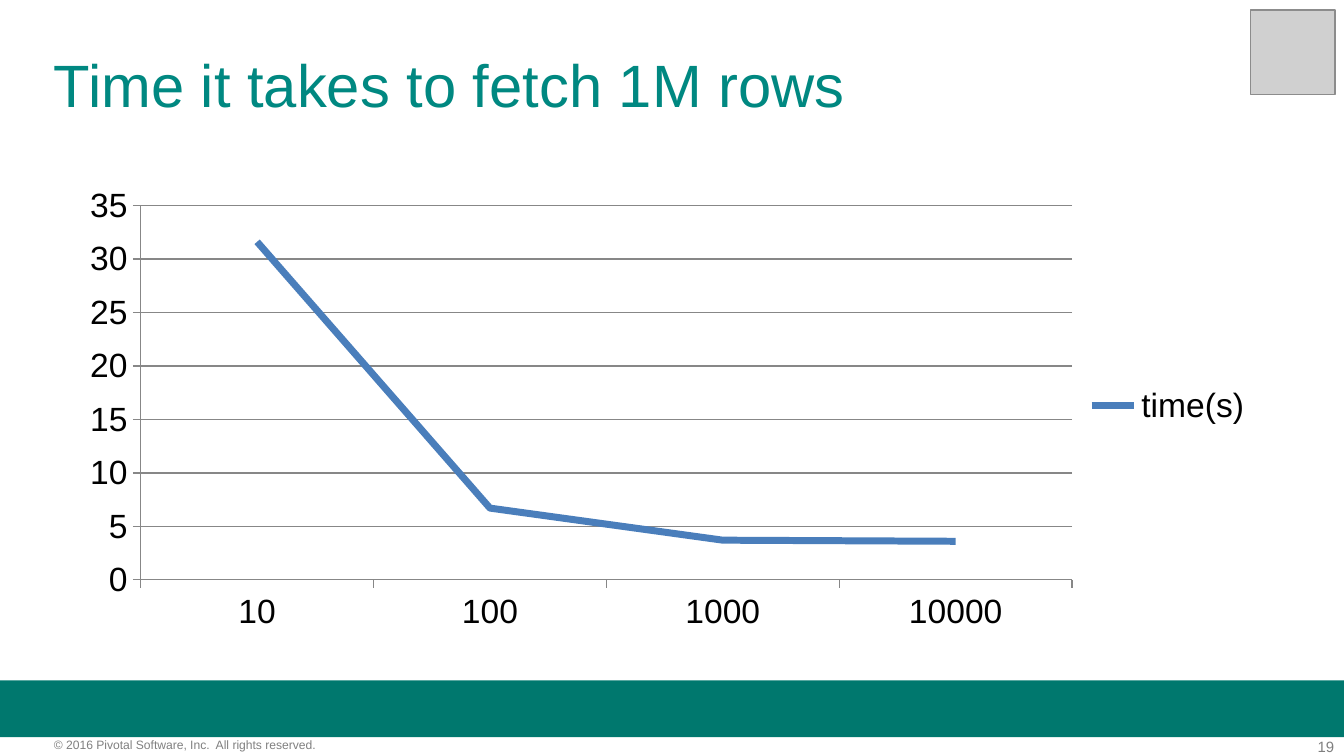
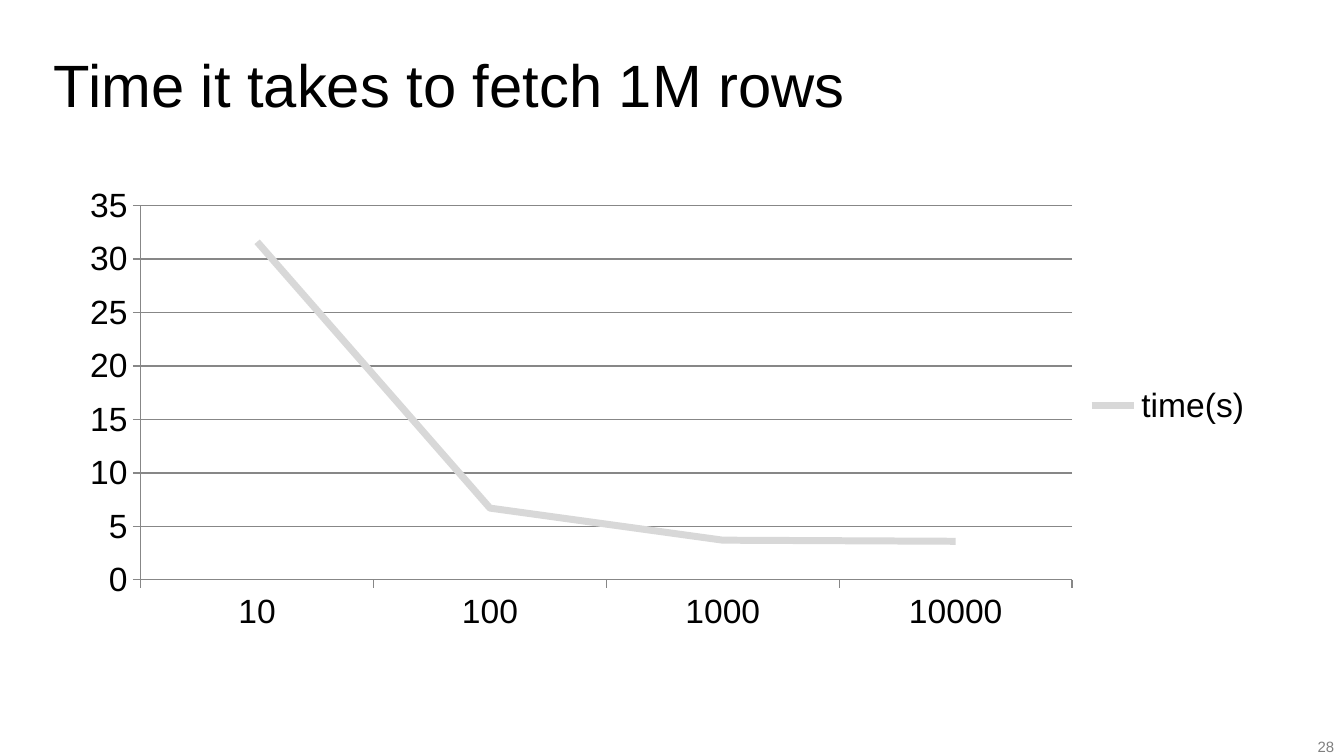
Before and after one commit to davecramer/presentations, a slide deck: slide 28 of JDBC Performance.pptx (slide 19 before the commit). Drawn at 1344x756 pixels with LibreOffice and Linux fonts; fonts in the diff are those of the drawing; grey boxes stand for pictures; background and template pictures are left out. Boxes give left, top, right and bottom in pixels: in the first picture for what was removed or moved away, otherwise in the second. Text is boxed around its words. In the diff, an @@ line names an element or a change of style, - is before the commit and + after.

```diff
--- a/JDBC Performance.pptx
+++ b/JDBC Performance.pptx
@@ picture removed at <box>1251,9,1336,94</box> @@
@@ text "Time it takes to fetch ..." at <box>54,63,844,108</box>: text colour #008881 to #000000 @@
@@ line chart at <box>54,167,1266,644</box> @@
@@ colour of time(s) #4F81BD to #DDDDDD @@
@@ rectangle removed at <box>0,680,1344,737</box> @@
@@ text removed at <box>66,740,315,752</box> @@
-© 2016 Pivotal Software, Inc. All rights reserved.
@@ page number at <box>1318,741,1335,752</box>: text changed @@
-19
+28
```
Also in this commit, not shown: 32 other slides changed, 21 slides added, 19 slides removed, 3 other files.
